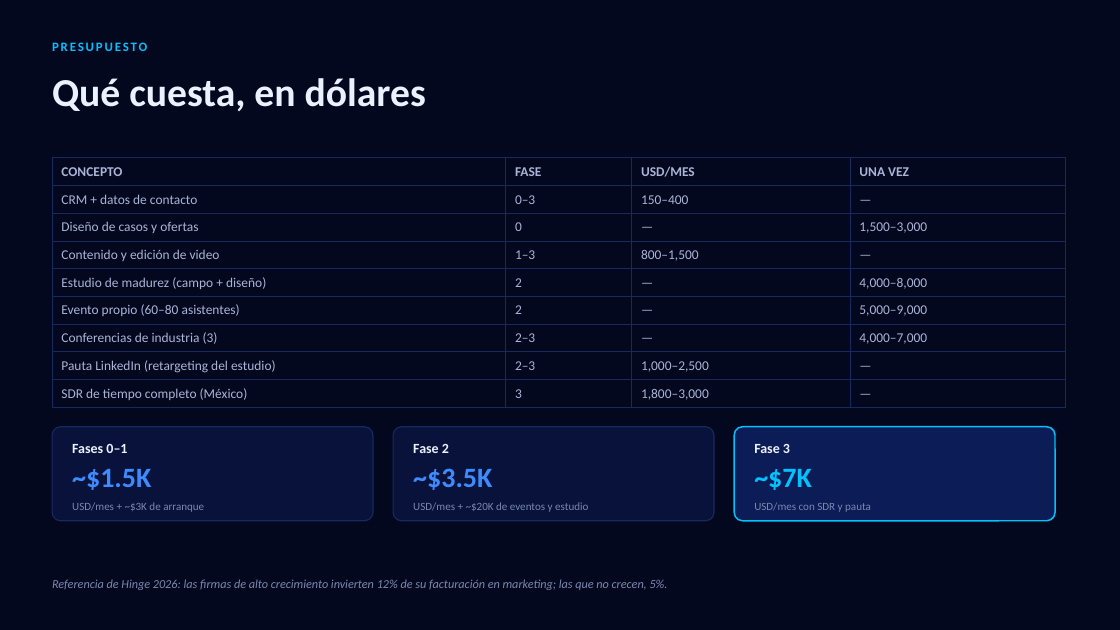
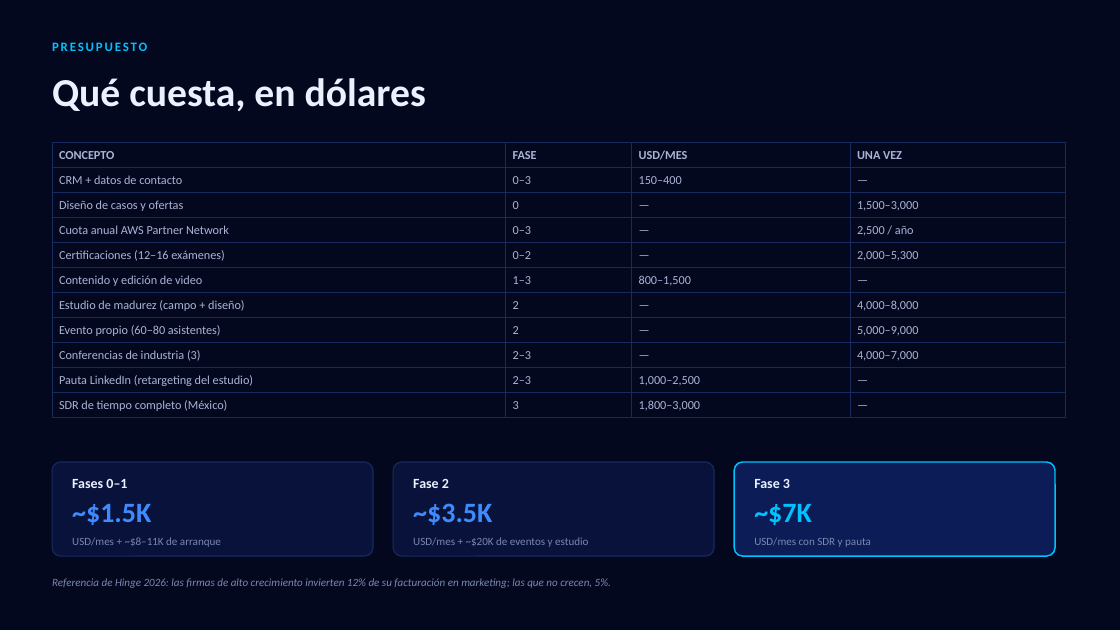
Before and after one commit to datarev-solutions/datarev-diagnostico, a slide deck: slide 14 of docs/plan-crecimiento-datarev.pptx (slide 12 before the commit). Drawn at 1120x630 pixels with LibreOffice and Linux fonts; fonts in the diff are those of the drawing. Boxes give left, top, right and bottom in pixels: in the first picture for what was removed or moved away, otherwise in the second. Text is boxed around its words. In the diff, an @@ line names an element or a change of style, - is before the commit and + after.

Commit message:
docs: add cloud partner certification as growth motor #3
Dante flagged the gap: AWS/Microsoft/Google partner programs weren't in the
plan as a growth lever, only buried as a Phase 3 line item. Research shows
AWS Select tier is weeks away (4 accredited individuals, 2 certifications,
USD 2,500/year) and Microsoft's program is free to join with 40 of 100
capability-score points coming from certifications alone — neither needs
existing revenue.

This is the one channel that directly attacks the 94%-shortlist finding:
being in a hyperscaler's partner directory puts DataRev in front of the
vendor's own quota-carrying sellers before a deal exists. Added as motor #3,
moved from Phase 3 to Phase 0 in the roadmap, synced across HTML and PPTX (17
slides now), all visually QA'd via LibreOffice render.

```diff
--- a/docs/plan-crecimiento-datarev.pptx
+++ b/docs/plan-crecimiento-datarev.pptx
@@ table at (52,143,1065,415) @@
+row 4: Cuota anual AWS Partner Network | 0–3 | — | 2,500 / año
+row 5: Certificaciones (12–16 exámenes) | 0–2 | — | 2,000–5,300
@@ table: place and size @@
-table at (52,158,1065,404)
+table at (52,143,1065,415)
@@ 8 texts, 3 rounded rectangles: place and size @@
-8 texts, 3 rounded rectangles at (52,427,1055,521)
+8 texts, 3 rounded rectangles at (52,462,1055,556)
@@ text at (72,537,221,547): text changed @@
-USD/mes + ~$3K de arranque
+USD/mes + ~$8–11K de arranque
@@ text "Referencia de Hinge 2026: las ..." at (52,578,611,588): size 10.5 to 9.5 pt @@
```
Also in this commit, not shown: 5 other slides changed, 2 slides added, 2 other files.
